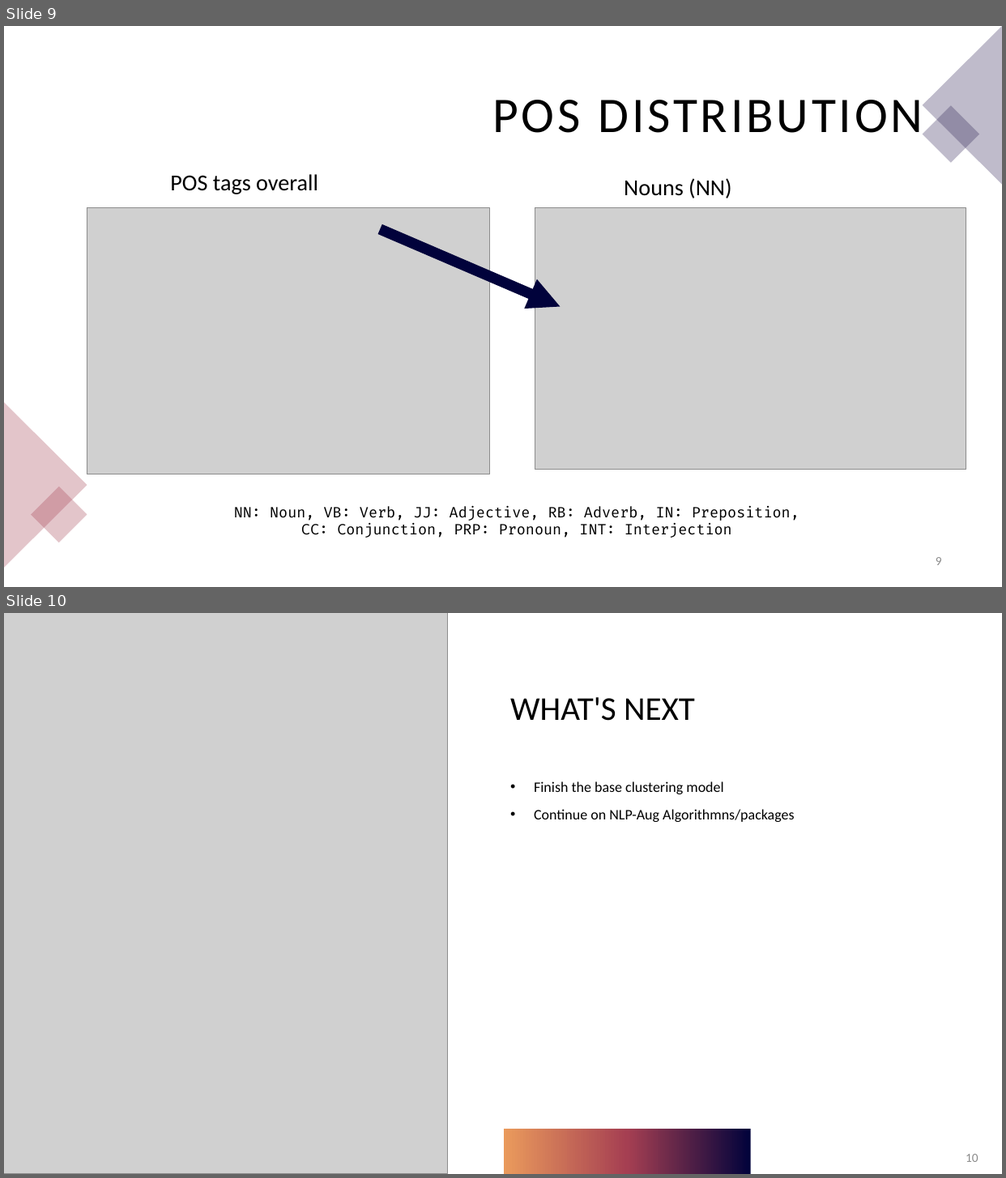
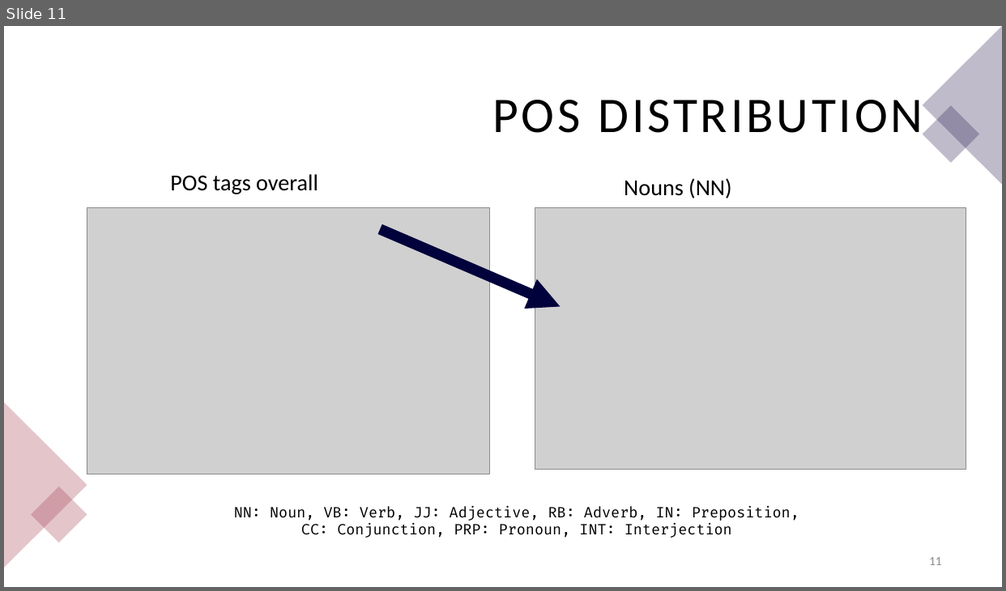
Before and after one commit to echemochek/nlp-albumentation-with-yelp-reviews, a slide deck: Text Albumentation.pptx. Shown one above the other, each under a label of ours: slides 9 and 10 before the commit, slide 11 after it. The pictures are 1006x1178 and 1006x591 pixels, drawn with LibreOffice and Linux fonts; fonts in the diff are those of the drawing; grey boxes stand for pictures. Boxes give left, top, right and bottom in pixels: in the first picture for what was removed or moved away, otherwise in the second. Text is boxed around its words. In the diff, an @@ line names an element or a change of style, - is before the commit and + after.

```diff
--- a/Text Albumentation.pptx
+++ b/Text Albumentation.pptx
@@ slide 10 removed at (x1=4, y1=613, x2=1002, y2=1174), background #FFFFFF @@
@@ picture removed at (x1=4, y1=613, x2=447, y2=1174) @@
@@ title removed at (x1=510, y1=697, x2=695, y2=721) @@
-WHAT'S NEXT
@@ text removed at (x1=534, y1=781, x2=794, y2=822) @@
-• Finish the base clustering model
-• Continue on NLP-Aug Algorithmns/packages
@@ rectangle removed at (x1=504, y1=1129, x2=751, y2=1174) @@
@@ page number removed at (x1=965, y1=1154, x2=978, y2=1162) @@
-10
@@ what was slide 9 is now slide 11 @@
@@ page number at (x1=929, y1=557, x2=942, y2=565): text changed @@
-9
+11
```
Also in this commit, not shown: 3 slides changed, 3 slides added, 1 other file.
